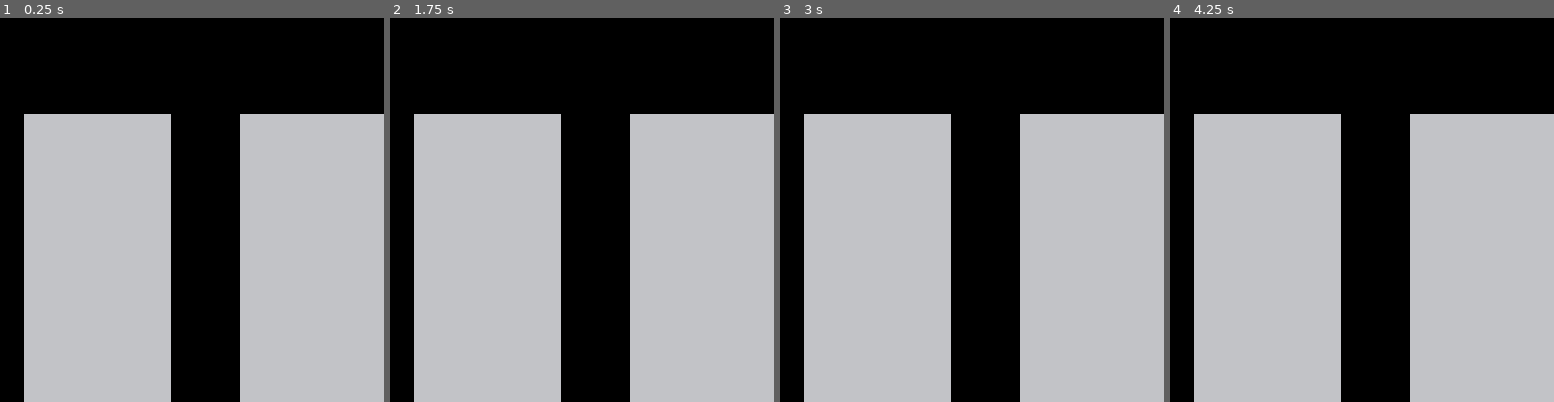
Above: before the commit, frames 1-4 (left to right).
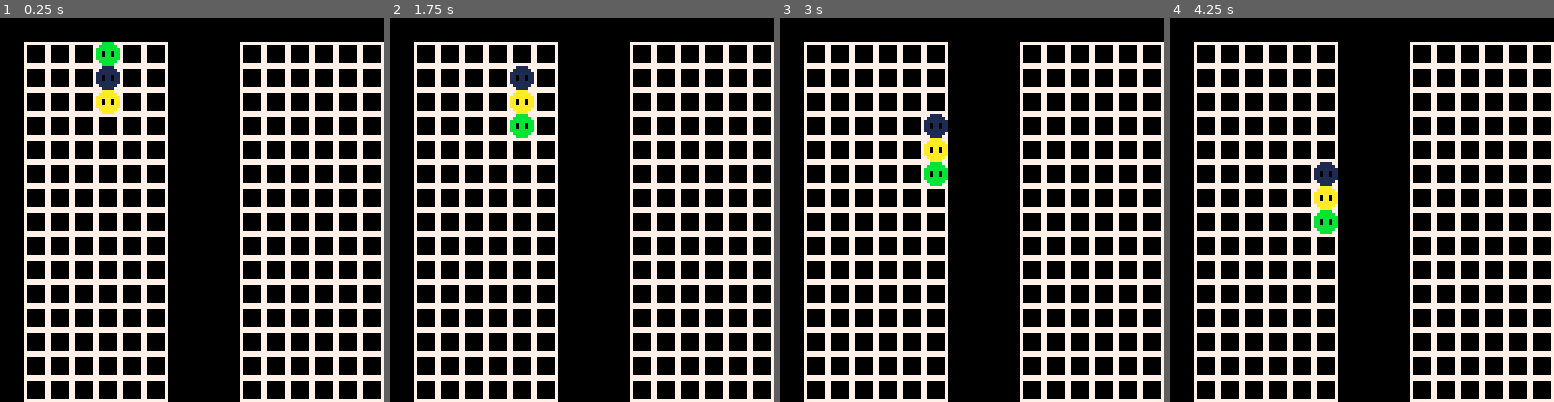
Above: after the commit, the same moments.

Repository: EliasJMote/Gem-Hunter-Pico-8
Game: PICO-8 cartridge gem_hunter.p8
Two runs of this game, one before a commit and one after it. Both use one fixed random seed, a clock stepped at 60 frames per second and the inputs below.
Inputs:
- Up to frame 1 (0.25 s): no input
- Up to frame 2 (1.75 s): tap O (Z key) at 0.7, 1.7 s; hold Right from 1.6 s (still down)
- Up to frame 3 (3 s): release Right at 2.1 s; tap O (Z key) at 2.1, 2.5, 2.9 s; hold Right from 2.47 s (still down)
- Up to frame 4 (4.25 s): release Right at 3.03 s; hold Left 3.08-3.58 s; tap O (Z key) at 3.3, 3.7, 4.1 s; hold Down 3.63-3.97 s; hold Right from 4.02 s (still down)

The runs differ from the first frame. In frame 1, 64% of the frame differs, in the area x 6-100%, y 6-100%; in frame 2, 63%; in frame 3, 63%; in frame 4, 63%.

Commit message:
V0.2.0 - Added grids to the wells, added random columns dropping, added collision detection, added some controls

Diff:
--- a/gem_hunter.p8
+++ b/gem_hunter.p8
@@ -1,16 +1,93 @@
 pico-8 cartridge // http://www.pico-8.com
 version 16
 __lua__
-function _load()
+function _init()
+	timer = 0
+
+	-- Create the column for player 1
+	column = {}
+	column.x = 32
+	column.y = 8
+	column.sprites = {}
+
+	add(column.sprites, flr(rnd(4)) + 1)
+	add(column.sprites, flr(rnd(4)) + 1)
+	add(column.sprites, flr(rnd(4)) + 1)
+
+	-- 6 x 15
+	well1 = {
+				{0,0,0,0,0,0,0,0,0,0,0,0,0,0,0,},
+				{0,0,0,0,0,0,0,0,0,0,0,0,0,0,0,},
+				{0,0,0,0,0,0,0,0,0,0,0,0,0,0,0,},
+				{0,0,0,0,0,0,0,0,0,0,0,0,0,0,0,},
+				{0,0,0,0,0,0,0,0,0,0,0,0,0,0,0,},
+				{0,0,0,0,0,0,0,0,0,0,0,0,0,0,0,},
+			}
+
+	well2 = {
+				{0,0,0,0,0,0,0,0,0,0,0,0,0,0,0,},
+				{0,0,0,0,0,0,0,0,0,0,0,0,0,0,0,},
+				{0,0,0,0,0,0,0,0,0,0,0,0,0,0,0,},
+				{0,0,0,0,0,0,0,0,0,0,0,0,0,0,0,},
+				{0,0,0,0,0,0,0,0,0,0,0,0,0,0,0,},
+				{0,0,0,0,0,0,0,0,0,0,0,0,0,0,0,},
+			}
 end
 
 function _update()
+	timer = timer % 30 + 1
+	if(timer == 30) then
+		if(column.y < 32+72 and well1[column.x/8][column.y/8+3] == 0) then
+			column.y += 8
+		else
+			well1[column.x/8][column.y/8] = column.sprites[1]
+			well1[column.x/8][column.y/8+1] = column.sprites[2]
+			well1[column.x/8][column.y/8+2] = column.sprites[3]
+
+			column.sprites[1] = flr(rnd(4)) + 1
+			column.sprites[2] = flr(rnd(4)) + 1
+			column.sprites[3] = flr(rnd(4)) + 1
+
+			column.y = 8
+		end
+	end
+
+	-- Move column left or right
+	if(btnp(0) and column.x > 8) then
+		column.x -= 8
+	elseif(btnp(1) and column.x < 8+40) then
+		column.x += 8
+	end
+
+	if(btnp(3) and column.y < 32 + 72 and well1[column.x/8][column.y/8+3] == 0) then
+		column.y += 8
+	end
+
+	-- Rotate column
+	if btnp(4) then
+		column.sprites[4] = column.sprites[3]
+		column.sprites[3] = column.sprites[2]
+		column.sprites[2] = column.sprites[1]
+		column.sprites[1] = column.sprites[4]
+	end
 end
 
 function _draw()
- cls()
- rectfill(8,32,8+48,32+96,6)
- rectfill(80,32,80+48,32+96,6)
+	cls()
+	--rectfill(8,8,8+48,32+96,6)
+	--rectfill(80,8,80+48,32+96,6)
+
+	-- Draw blocks in the well
+	for i=1,6 do
+		for j=1,15 do
+			spr(well1[i][j], 8+8*(i-1), 8+8*(j-1))
+			spr(well2[i][j], 8+72+8*(i-1), 8+8*(j-1))
+		end
+	end
+
+	spr(column.sprites[1], column.x, column.y)
+	spr(column.sprites[2], column.x, column.y+8)
+	spr(column.sprites[3], column.x, column.y+16)
 end
 
 
Not shown, changed: 32 lines of the sprite sheet (__gfx__) section of gem_hunter.p8
